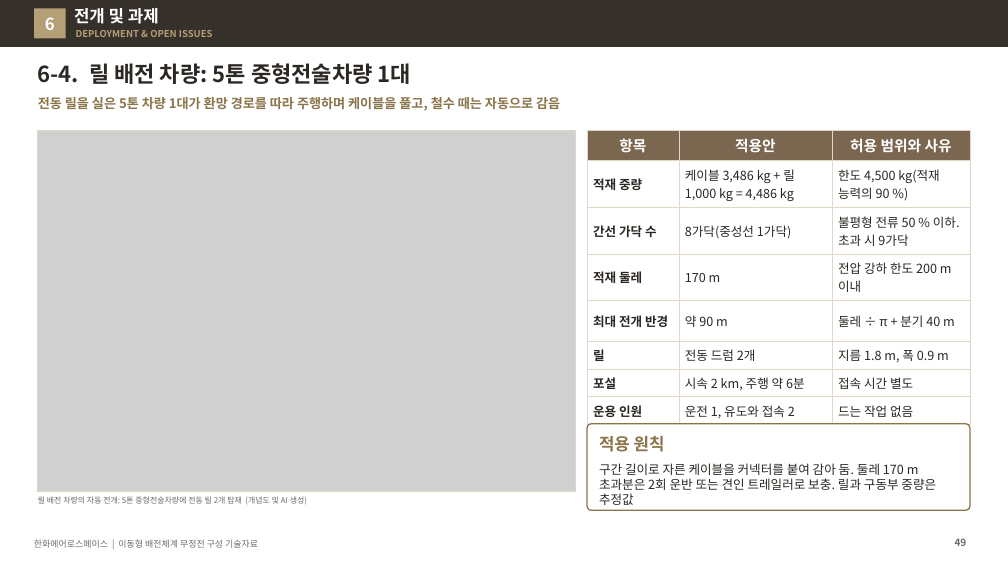
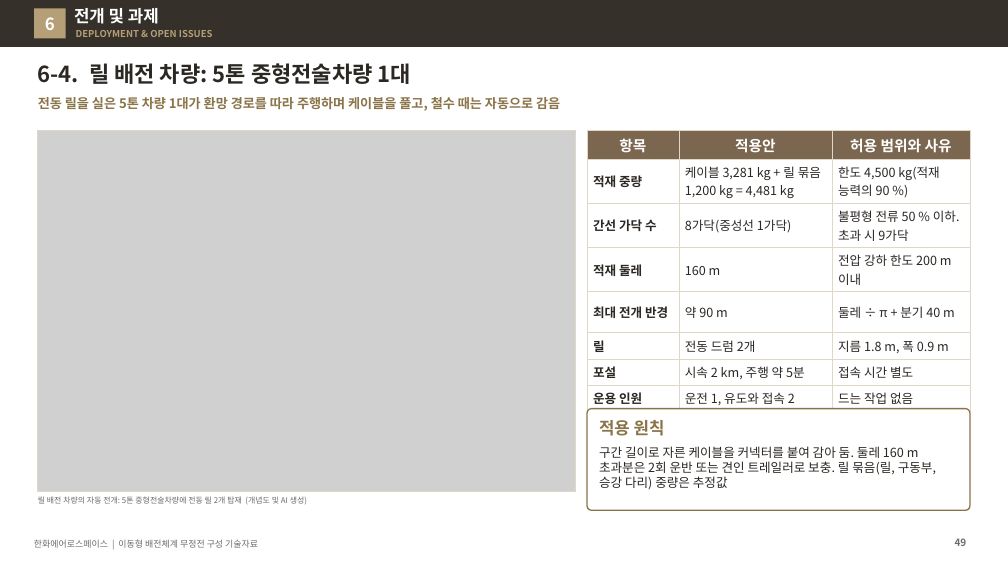
Before and after one commit to byunjd112-hue/headroom, a slide deck: slide 49 of mobile_ems/docs/out/IFPS_이동형배전체계_무정전구성_기술자료_Rev72.pptx. Drawn at 1008x567 pixels with LibreOffice and Linux fonts; fonts in the diff are those of the drawing; grey boxes stand for pictures. Boxes give left, top, right and bottom in pixels: in the first picture for what was removed or moved away, otherwise in the second. Text is boxed around its words. In the diff, an @@ line names an element or a change of style, - is before the commit and + after.

```diff
--- a/mobile_ems/docs/out/IFPS_이동형배전체계_무정전구성_기술자료_Rev72.pptx
+++ b/mobile_ems/docs/out/IFPS_이동형배전체계_무정전구성_기술자료_Rev72.pptx
@@ table at (587,130,970,409) @@
-row 2, column 2: 케이블 3,486 kg + 릴 1,000 kg = 4,486 kg
+row 2, column 2: 케이블 3,281 kg + 릴 묶음 1,200 kg = 4,481 kg
-row 4, column 2: 170 m
+row 4, column 2: 160 m
-row 7, column 2: 시속 2 km, 주행 약 6분
+row 7, column 2: 시속 2 km, 주행 약 5분
@@ rounded rectangle: place and size @@
-rounded rectangle at (587,423,970,510)
+rounded rectangle at (587,409,970,510)
@@ rounded rectangle at (587,409,970,510): proportions changed @@
@@ text "적용 원칙": place and size @@
-text "적용 원칙" at (599,436,665,452)
+text "적용 원칙" at (599,420,665,436)
@@ text at (599,446,936,489): text changed @@
-구간 길이로 자른 케이블을 커넥터를 붙여 감아 둠. 둘레 170 m 초과분은 2회 운반 또는 견인 트레일러로 보충. 릴과 구동부 중량은 추정값
+구간 길이로 자른 케이블을 커넥터를 붙여 감아 둠. 둘레 160 m 초과분은 2회 운반 또는 견인 트레일러로 보충. 릴 묶음(릴, 구동부, 승강 다리) 중량은 추정값
```
Also in this commit, not shown: 5 other slides changed, 1 slide added, 3 other files.
